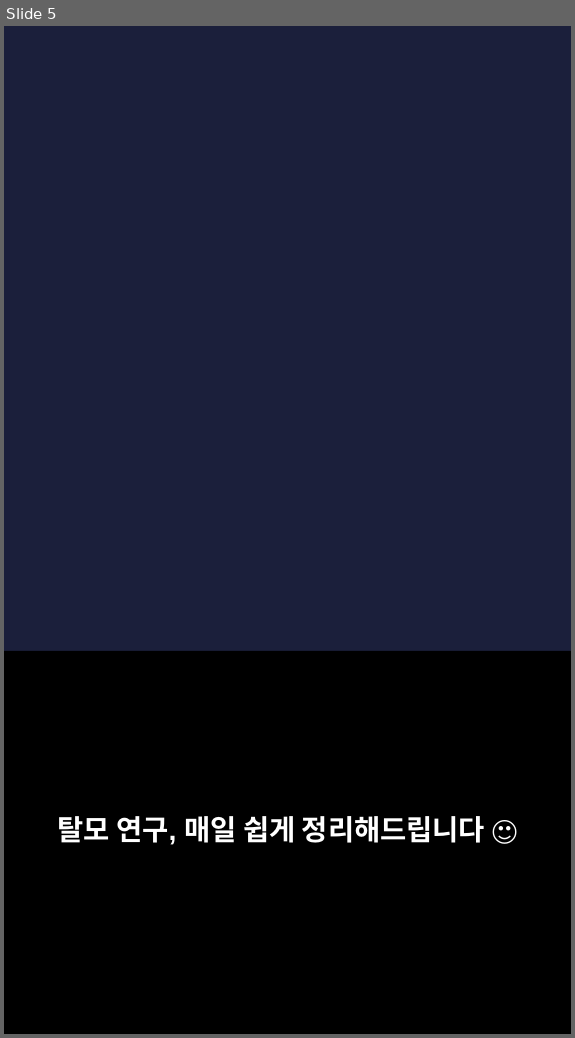
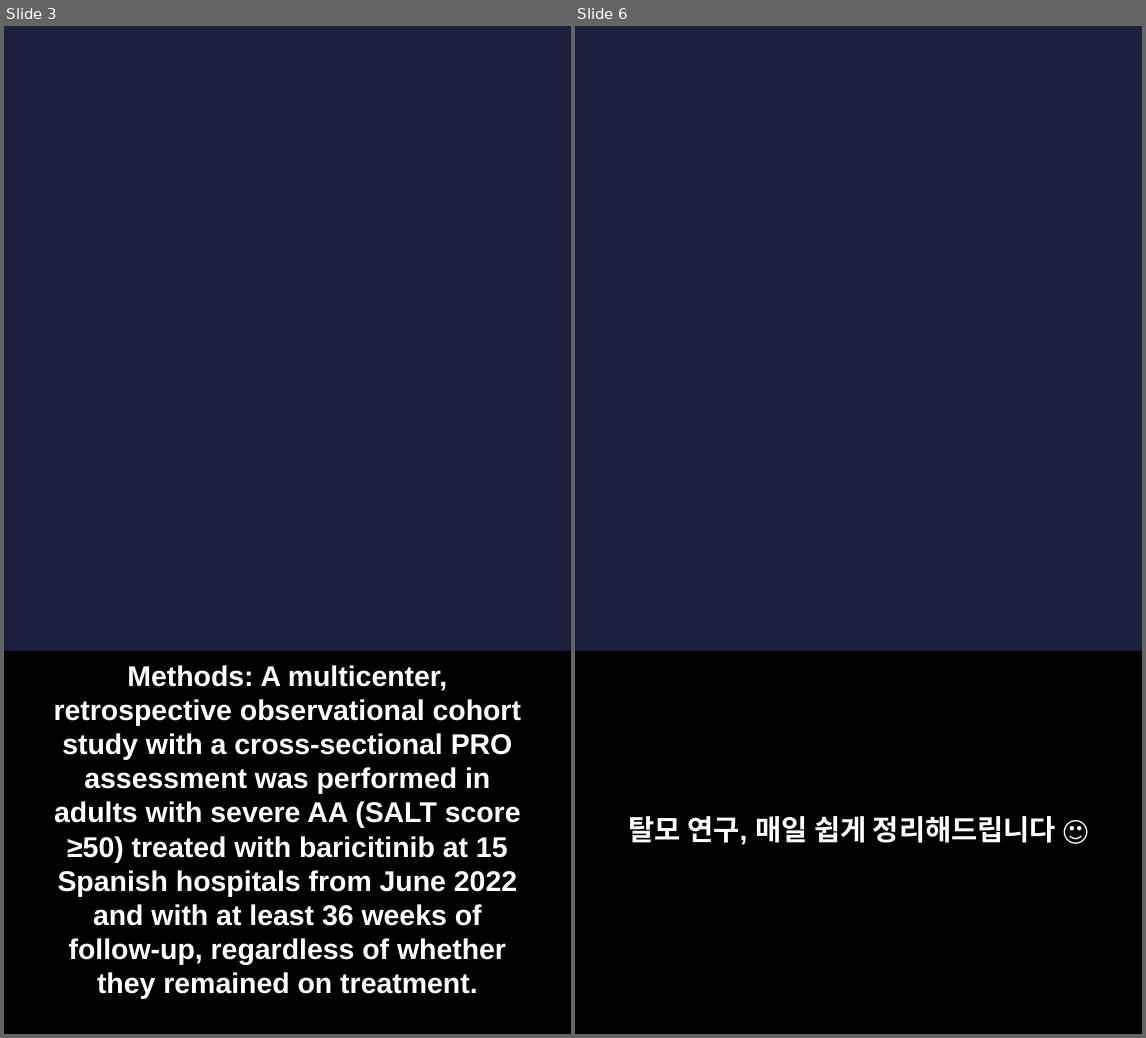
Before and after one commit to hyokang2010-BJ-ANTH/product-builder-test, a slide deck: pwa/data/latest/slides.pptx. Shown side by side, each under a label of ours: slide 5 before the commit, slides 3 and 6 after it; the slides between them are not shown. The pictures are 575x1038 and 1146x1038 pixels, drawn with LibreOffice and Linux fonts; fonts in the diff are those of the drawing; background and template pictures are left out. Boxes give left, top, right and bottom in pixels: in the first picture for what was removed or moved away, otherwise in the second. Text is boxed around its words. In the diff, an @@ line names an element or a change of style, - is before the commit and + after.

```diff
--- a/pwa/data/latest/slides.pptx
+++ b/pwa/data/latest/slides.pptx
@@ slide 3 added at box(4, 26, 571, 1034), background picture (left out) @@
@@ rectangle added at box(4, 651, 571, 1033), fill #000000 @@
@@ text added at box(54, 665, 521, 994), 22 pt, text #FFFFFF, bold @@
+Methods: A multicenter, retrospective observational cohort study with a cross-sectional PRO assessment was performed in adults with severe AA (SALT score ≥50) treated with baricitinib at 15 Spanish hospitals from June 2022 and with at least 36 weeks of follow-up, regardless of whether they remained on treatment.
@@ what was slide 5 is now slide 6 @@
```
Also in this commit, not shown: 2 slides changed, 6 other slides added, 5 slides removed, 28 other files.
